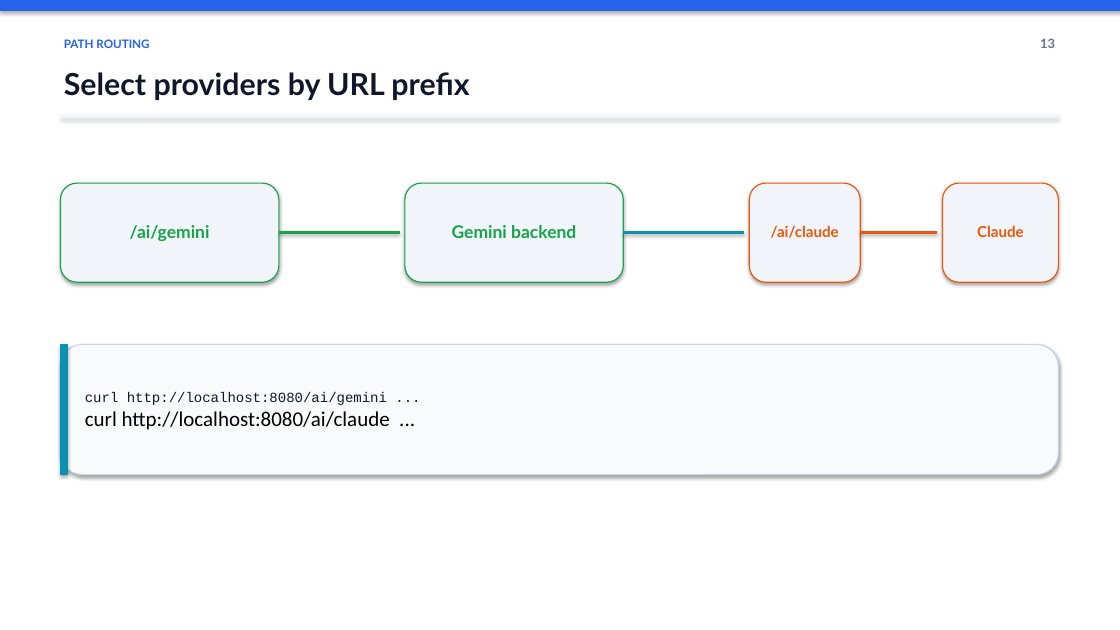
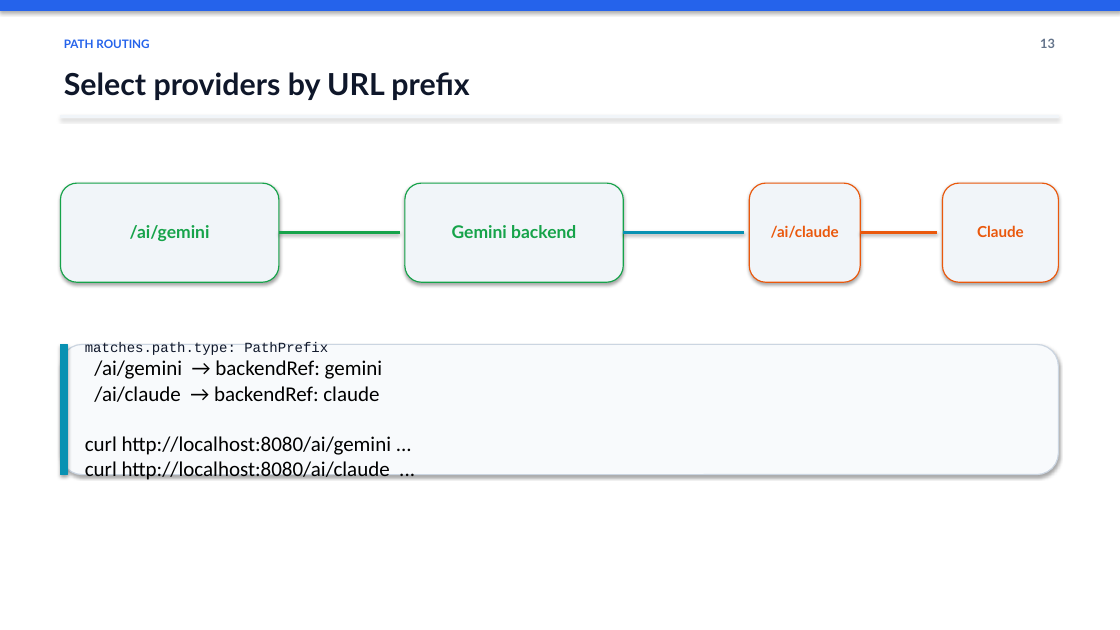
Before and after one commit to mohamedlotfy95/Elsherif-Agentgateway-Labs, a slide deck: slide 13 of docs/presentation/Agentgateway_LLM_Routing_Workshop.pptx. Drawn at 1120x630 pixels with LibreOffice and Linux fonts; fonts in the diff are those of the drawing. Boxes give left, top, right and bottom in pixels: in the first picture for what was removed or moved away, otherwise in the second. Text is boxed around its words. In the diff, an @@ line names an element or a change of style, - is before the commit and + after.

```diff
--- a/docs/presentation/Agentgateway_LLM_Routing_Workshop.pptx
+++ b/docs/presentation/Agentgateway_LLM_Routing_Workshop.pptx
@@ text at box(85, 342, 392, 480): text changed; size 12 to 18 pt; font Courier New to Calibri; text colour #0F172A to #000000 @@
-curl http://localhost:8080/ai/gemini ...
-curl http://localhost:8080/ai/claude ...
+matches.path.type: PathPrefix
+/ai/gemini → backendRef: gemini
+/ai/claude → backendRef: claude
+curl http://localhost:8080/ai/gemini ...
+curl http://localhost:8080/ai/claude ...
```
Also in this commit, not shown: 10 other slides changed.
